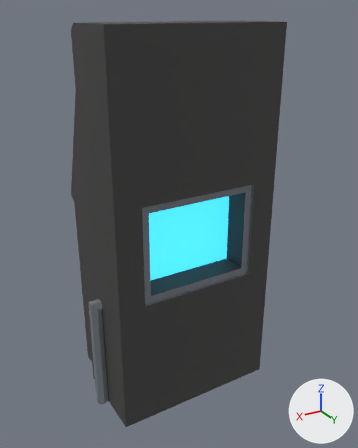
The glTF model assets/models/service_proto/local_panel_svc.glb, before and after one commit.
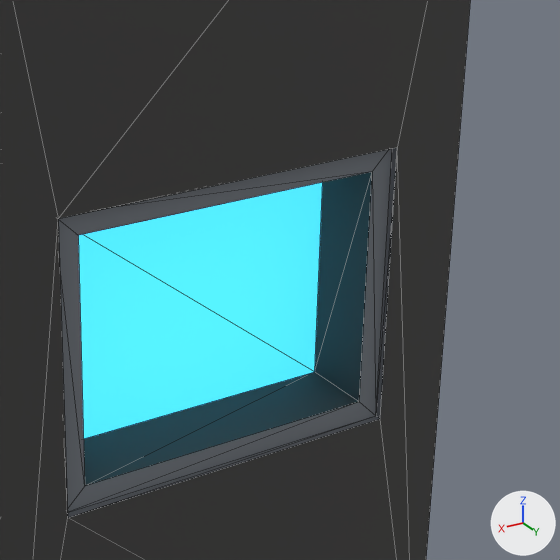
Each version is shown whole from a 50 mm camera at (1.094, 1.639, 1.791) aimed at (-0.025, -0.226, 0.858), then close up on the part from 34% to 86% of the width and 30% to 72% of the height. Arrows for +X, +Y and +Z are at lower right; the lights stay in place. The last two pictures show the newer version. The close-ups show mesh edges as thin lines. Vertices at exactly the same position are counted once.

Objects in the first close-up: 'local_panel_svc'.
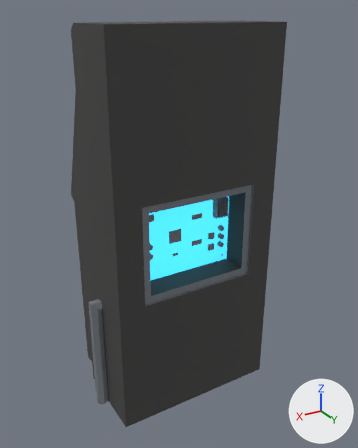
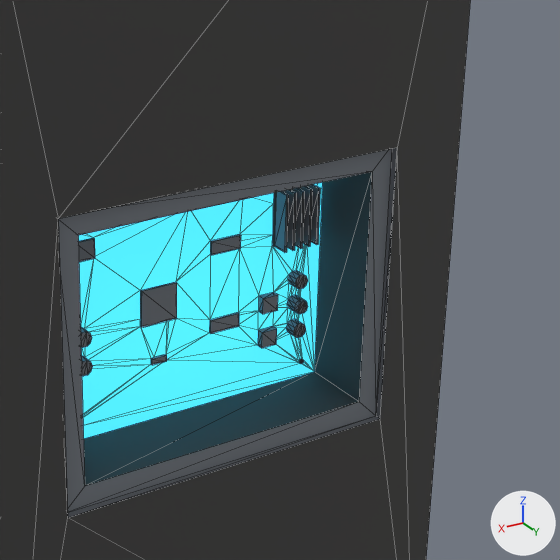
What differs and where, as boxes [x1, y1, x2, y2] in the close-ups (560 x 560 px):
part 1 of me_local_panel_svc, added
    after: [78, 182, 323, 439]

What the commit changed:
me_local_panel_svc is used by ob_local_panel_svc; location (0.0, 0.0, 0.0).
me_local_panel_svc had 170 vertices, 336 faces and spanned x -0.4..0.45, y -0.53..0.0, z 0.0..1.75.
me_local_panel_svc now has 551 vertices, 1114 faces and spans x -0.4..0.45, y -0.53..0.0, z 0.0..1.75.
me_local_panel_svc part 1: 381 vertices added at x -0.22..0.22, y -0.13..-0.1, z 0.68..1.04.
